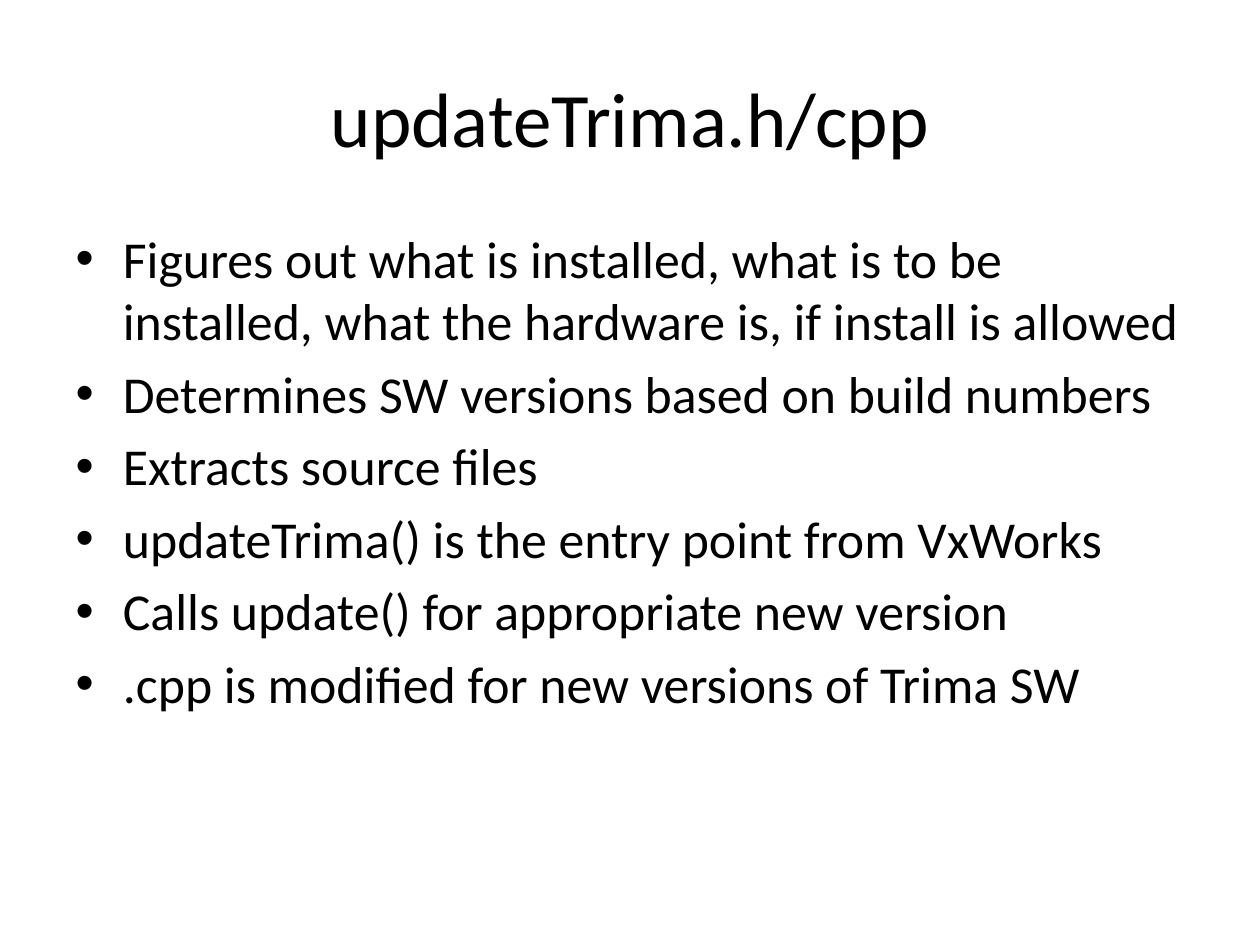
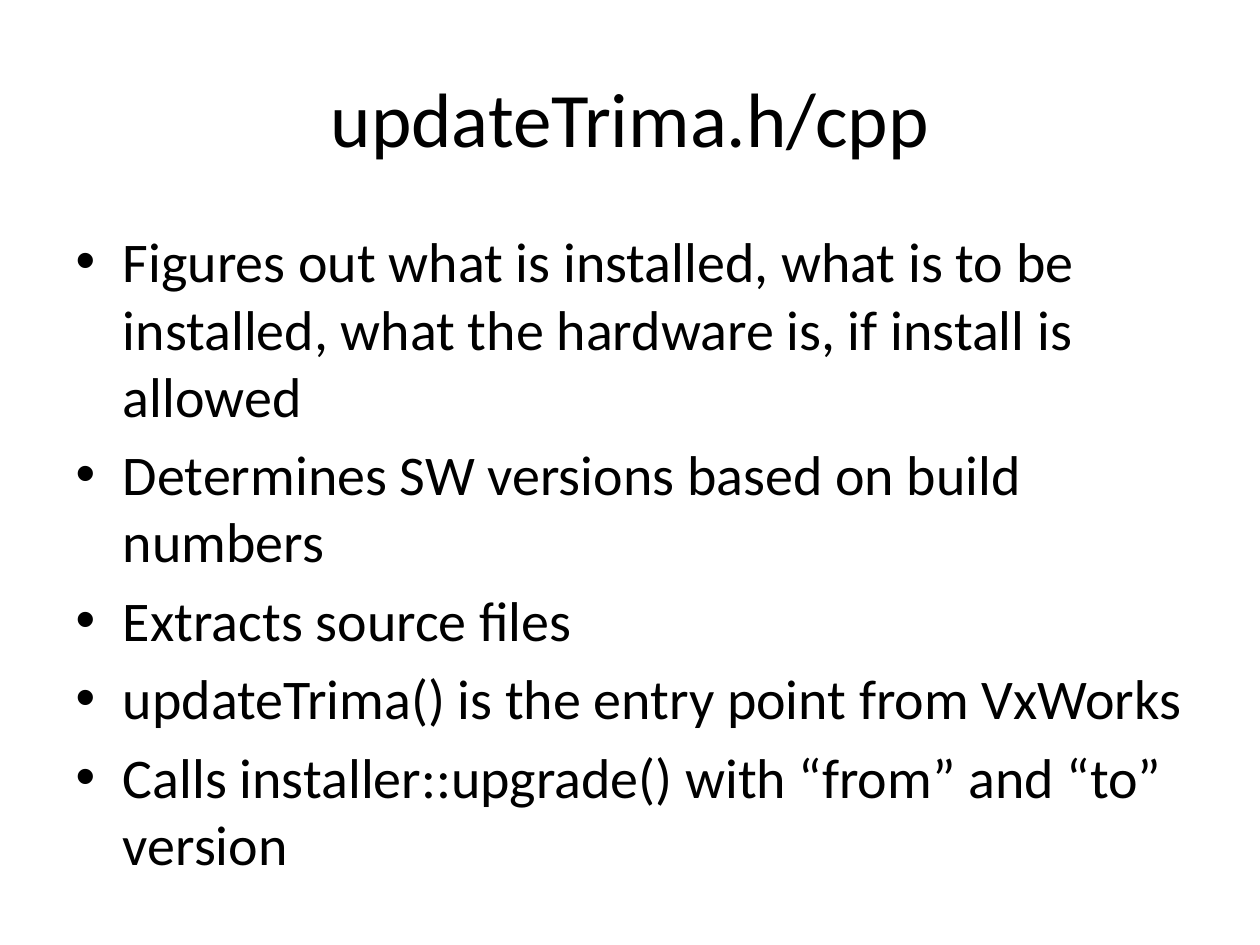
Before and after one commit to ebadusb/Install, a slide deck: slide 3 of Trima Install Scripts.pptx. Drawn at 1260x945 pixels with LibreOffice and Linux fonts; fonts in the diff are those of the drawing. Boxes give left, top, right and bottom in pixels: in the first picture for what was removed or moved away, otherwise in the second. Text is boxed around its words. In the diff, an @@ line names an element or a change of style, - is before the commit and + after.

Commit message:
Updated for new Install architecture.
[git-p4: depot-paths = "//depot/main/embedded/Trima/Install/": change = 56884]

```diff
--- a/Trima Install Scripts.pptx
+++ b/Trima Install Scripts.pptx
@@ background #D2D2D2 to #FFFFFF @@
@@ text at (x1=123, y1=243, x2=1181, y2=728): size 29.6 to 32 pt in "Figures out what is installed, what is ...", "Determines SW versions based on build numbers", "Extracts source files", "updateTrima() is the entry point from VxWorks" @@
@@ text at (x1=123, y1=757, x2=1162, y2=866): text changed; size 29.6 to 32 pt @@
-• Calls update() for appropriate new version
-• .cpp is modified for new versions of Trima SW
+• Calls installer::upgrade() with “from” and “to” version
```
Also in this commit, not shown: 8 other slides changed, 3 slides removed.
